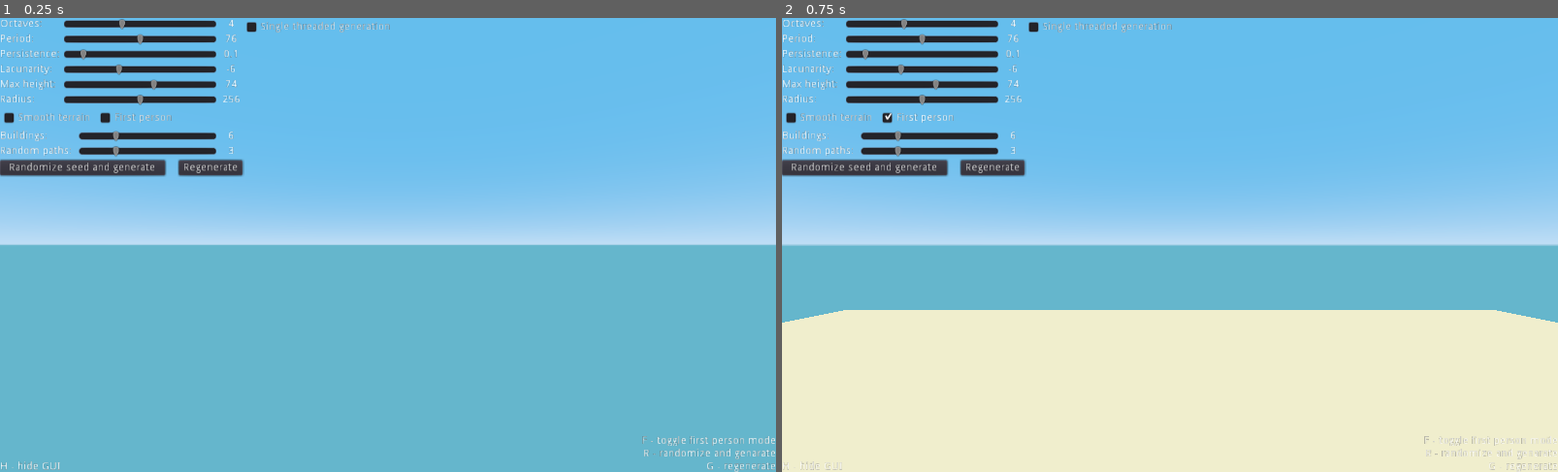
Above: before the commit, frames 1-2 (left to right).
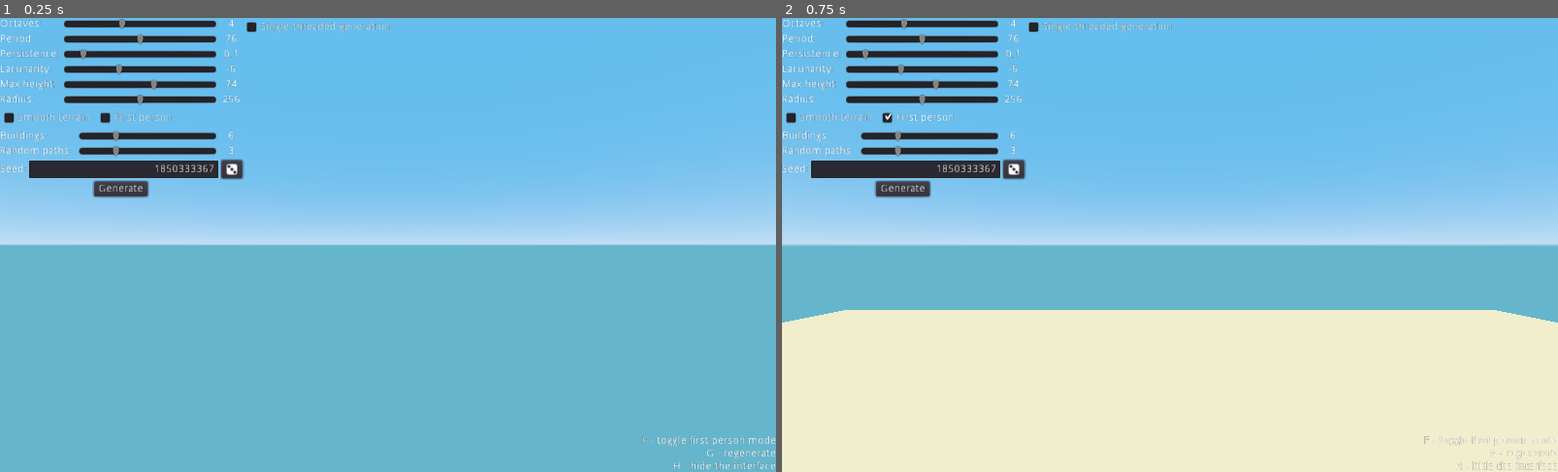
Above: after the commit, the same moments.

Repository: dewolen/PJ21-Island-generator
Game: Godot game, scene res://scenes/Main.tscn
Same seed, same stepped clock (60 frames per second), same inputs: the game is played once before the commit and once after it.
Inputs:
- Up to frame 1 (0.25 s): no input
- Up to frame 2 (0.75 s): click "First person" at 0.5 s

The runs differ from the first frame. In frame 1, 1.3% of the frame differs, in the area x 0-100%, y 30-100%; in frame 2, 1.2%.

Commit message:
Add seed editing and change camera logic

Diff:
--- /dev/null
+++ b/godot/icons/RandomNumberGenerator.svg
@@ -0,0 +1 @@
+<svg height="16" viewBox="0 0 16 16" width="16" xmlns="http://www.w3.org/2000/svg"><path d="M8 1C1 1 1 1 1 8s0 7 7 7 7 0 7-7 0-7-7-7zM4.25 2.25a1 1 0 0 1 0 4 1 1 0 0 1 0-4zM8 6a1 1 0 0 1 0 4 1 1 0 0 1 0-4zm3.75 3.75a1 1 0 0 1 0 4 1 1 0 0 1 0-4z" fill="#fff"/></svg>
--- /dev/null
+++ b/godot/icons/ReloadSmall.svg
@@ -0,0 +1 @@
+<svg height="14" viewBox="0 0 14 14" width="14" xmlns="http://www.w3.org/2000/svg"><path d="M2 7a6 6 0 1 1 6 6v-2a4 4 0 1 0-4-4h2l-3 4-3-4z" fill="#e0e0e0"/></svg>
--- a/godot/scenes/Camera.tscn
+++ b/godot/scenes/Camera.tscn
@@ -8,14 +8,19 @@
 [node name="Camera" type="Camera" parent="."]
 far = 300.0
 
-[node name="DebugLabelLeftTop" type="Label" parent="."]
+[node name="DebugLabelTopLeft" type="Label" parent="."]
+visible = false
 anchor_right = 1.0
 anchor_bottom = 1.0
-__meta__ = {
-"_edit_use_anchors_": false
-}
 
-[node name="DebugLabelLeftBottom" type="Label" parent="."]
+[node name="DebugLabelTopRight" type="Label" parent="."]
+visible = false
+anchor_right = 1.0
+anchor_bottom = 1.0
+align = 2
+
+[node name="DebugLabelBottomLeft" type="Label" parent="."]
+visible = false
 anchor_right = 1.0
 anchor_bottom = 1.0
 text = "H - hide GUI"
@@ -24,15 +29,8 @@
 "_edit_use_anchors_": false
 }
 
-[node name="DebugLabelRightTop" type="Label" parent="."]
-anchor_right = 1.0
-anchor_bottom = 1.0
-align = 2
-__meta__ = {
-"_edit_use_anchors_": false
-}
-
-[node name="DebugLabelRightBottom" type="Label" parent="."]
+[node name="DebugLabelBottomRight" type="Label" parent="."]
+visible = false
 anchor_right = 1.0
 anchor_bottom = 1.0
 text = "F - toggle first person mode
--- a/godot/scenes/GenerationProgress.tscn
+++ b/godot/scenes/GenerationProgress.tscn
@@ -14,13 +14,13 @@
 
 [node name="PanelContainer" type="PanelContainer" parent="."]
 anchor_left = 0.5
-anchor_top = 0.5
+anchor_top = 1.0
 anchor_right = 0.5
-anchor_bottom = 0.5
+anchor_bottom = 1.0
 margin_left = -128.0
-margin_top = -60.0
+margin_top = -160.0
 margin_right = 128.0
-margin_bottom = 36.0
+margin_bottom = -64.0
 mouse_filter = 2
 __meta__ = {
 "_edit_use_anchors_": false
--- a/godot/scenes/ParametersInterface.tscn
+++ b/godot/scenes/ParametersInterface.tscn
@@ -1,6 +1,7 @@
-[gd_scene load_steps=2 format=2]
+[gd_scene load_steps=3 format=2]
 
 [ext_resource path="res://scripts/parameters_interface.gd" type="Script" id=1]
+[ext_resource path="res://icons/RandomNumberGenerator.svg" type="Texture" id=2]
 
 [node name="ParametersInterface" type="Control"]
 anchor_right = 1.0
@@ -15,9 +16,6 @@
 [node name="SlidersContainer" type="VBoxContainer" parent="."]
 margin_right = 320.0
 margin_bottom = 208.0
-__meta__ = {
-"_edit_use_anchors_": false
-}
 
 [node name="HBC" type="HBoxContainer" parent="SlidersContainer"]
 margin_right = 320.0
@@ -233,6 +231,7 @@
 [node name="SmoothTerrainCB" type="CheckBox" parent="SlidersContainer/HBC8"]
 margin_right = 123.0
 margin_bottom = 24.0
+hint_tooltip = "Should the generated terrain be smooth or rounded to the nearest height step, which makes it more stylized "
 focus_mode = 0
 text = "Smooth terrain"
 
@@ -240,6 +239,8 @@
 margin_left = 127.0
 margin_right = 231.0
 margin_bottom = 24.0
+hint_tooltip = "Toggle between the first preson view or the island orbit view
+Shortcut: F"
 focus_mode = 0
 text = "First person"
 
@@ -259,6 +260,7 @@
 margin_left = 104.0
 margin_right = 286.0
 margin_bottom = 16.0
+hint_tooltip = "Number of buildings to place on the island"
 focus_mode = 0
 size_flags_horizontal = 3
 max_value = 1.0
@@ -290,6 +292,7 @@
 margin_left = 104.0
 margin_right = 286.0
 margin_bottom = 16.0
+hint_tooltip = "Number of walking paths to place on the island"
 focus_mode = 0
 size_flags_horizontal = 3
 max_value = 1.0
@@ -305,30 +308,47 @@
 text = "1"
 align = 1
 
+[node name="HBC11" type="HBoxContainer" parent="SlidersContainer"]
+margin_top = 188.0
+margin_right = 320.0
+margin_bottom = 212.0
+
+[node name="SeedLabel" type="Label" parent="SlidersContainer/HBC11"]
+margin_top = 5.0
+margin_right = 35.0
+margin_bottom = 19.0
+text = "Seed:"
+
+[node name="SeedLineEdit" type="LineEdit" parent="SlidersContainer/HBC11"]
+margin_left = 39.0
+margin_right = 288.0
+margin_bottom = 24.0
+hint_tooltip = "An integer number between 0 and 4,294,967,295"
+size_flags_horizontal = 3
+align = 2
+placeholder_text = "32-bit unsigned integer"
+
+[node name="RandomizeSeedButton" type="Button" parent="SlidersContainer/HBC11"]
+margin_left = 292.0
+margin_right = 320.0
+margin_bottom = 24.0
+hint_tooltip = "Randomize the seed"
+icon = ExtResource( 2 )
+
 [node name="HBC7" type="HBoxContainer" parent="SlidersContainer"]
-margin_top = 188.0
-margin_right = 320.0
-margin_bottom = 208.0
+margin_top = 216.0
+margin_right = 320.0
+margin_bottom = 236.0
 
 [node name="GenerateButton" type="Button" parent="SlidersContainer/HBC7"]
-margin_right = 218.0
+margin_left = 124.0
+margin_right = 195.0
 margin_bottom = 20.0
-focus_mode = 0
-size_flags_horizontal = 3
-text = "Randomize seed and generate"
-
-[node name="Control" type="Control" parent="SlidersContainer/HBC7"]
-margin_left = 222.0
-margin_right = 232.0
-margin_bottom = 20.0
-rect_min_size = Vector2( 10, 0 )
-
-[node name="RegenerateButton" type="Button" parent="SlidersContainer/HBC7"]
-margin_left = 236.0
-margin_right = 320.0
-margin_bottom = 20.0
-focus_mode = 0
-text = "Regenerate"
+hint_tooltip = "Generates the island using the current seed value
+Shortcut: G"
+focus_mode = 0
+size_flags_horizontal = 6
+text = "Generate"
 
 [node name="SingleThreadCB" type="CheckBox" parent="."]
 margin_left = 320.0
@@ -337,20 +357,28 @@
 hint_tooltip = "Check this if you have problems with the default multithreaded generation"
 focus_mode = 0
 text = "Single threaded generation"
-__meta__ = {
-"_edit_use_anchors_": false
-}
+
+[node name="InfoLabelBottomRight" type="Label" parent="."]
+anchor_right = 1.0
+anchor_bottom = 1.0
+margin_left = 512.0
+margin_top = 300.0
+text = "F - toggle first person mode
+G - regenerate
+H - hide the interface"
+align = 2
+valign = 2
 
 [node name="ClickBlocker" type="Control" parent="."]
-visible = false
-margin_right = 520.0
-margin_bottom = 216.0
+margin_right = 522.0
+margin_bottom = 241.0
 __meta__ = {
 "_edit_use_anchors_": false
 }
 
 [connection signal="toggled" from="SlidersContainer/HBC8/SmoothTerrainCB" to="." method="_on_SmoothTerrainCB_toggled"]
 [connection signal="toggled" from="SlidersContainer/HBC8/FirstPersonCB" to="." method="_on_FirstPersonCB_toggled"]
+[connection signal="text_changed" from="SlidersContainer/HBC11/SeedLineEdit" to="." method="_on_SeedLineEdit_text_changed"]
+[connection signal="pressed" from="SlidersContainer/HBC11/RandomizeSeedButton" to="." method="_on_RandomizeSeedButton_pressed"]
 [connection signal="pressed" from="SlidersContainer/HBC7/GenerateButton" to="." method="_on_GenerateButton_pressed"]
-[connection signal="pressed" from="SlidersContainer/HBC7/RegenerateButton" to="." method="_on_RegenerateButton_pressed"]
 [connection signal="toggled" from="SingleThreadCB" to="." method="_on_SingleThreadCB_toggled"]
--- a/godot/scenes/PlayerController.tscn
+++ b/godot/scenes/PlayerController.tscn
@@ -37,7 +37,6 @@
 visible = false
 mesh = SubResource( 2 )
 skeleton = NodePath("../..")
-material/0 = null
 
 [node name="CameraOrbit" type="Spatial" parent="."]
 transform = Transform( 1, 0, 0, 0, 1, 0, 0, 0, 1, 0, 0.6, 0 )
--- a/godot/scripts/camera.gd
+++ b/godot/scripts/camera.gd
@@ -11,10 +11,11 @@
 var mouse_sensitivity := 0.005
 
 onready var camera := $Camera
-onready var debug_label_left_top := $DebugLabelLeftTop
-onready var debug_label_left_bot := $DebugLabelLeftBottom
-onready var debug_label_right_top := $DebugLabelRightTop
-onready var debug_label_right_bot := $DebugLabelRightBottom
+onready var debug_label_top_left := $DebugLabelTopLeft
+onready var debug_label_top_right := $DebugLabelTopRight
+onready var debug_label_bottom_left := $DebugLabelBottomLeft
+onready var debug_label_bottom_right := $DebugLabelBottomRight
+
 
 
 func _set_camera_distance(new_value: float) -> void:
@@ -83,15 +84,20 @@
 
 	# detect mouse button press
 	elif event is InputEventMouseButton:
-		if event.button_index == BUTTON_LEFT:
-			Input.set_mouse_mode(Input.MOUSE_MODE_CAPTURED)
-		if freecam: return
 		match event.button_index:
+			BUTTON_LEFT:
+				if event.pressed:
+					Input.set_mouse_mode(Input.MOUSE_MODE_CAPTURED)
+				else: # BUTTON_LEFT released
+					Input.set_mouse_mode(Input.MOUSE_MODE_VISIBLE)
 			BUTTON_WHEEL_UP:
+				if freecam: return
 				self.camera_distance -= 1
 			BUTTON_WHEEL_DOWN:
+				if freecam: return
 				self.camera_distance += 1
 
 
 func set_as_current() -> void:
 	camera.current = true
+	Input.set_mouse_mode(Input.MOUSE_MODE_VISIBLE)
--- a/godot/scripts/generator_parameters.gd
+++ b/godot/scripts/generator_parameters.gd
@@ -1,10 +1,13 @@
 extends Node
 
+
+signal seed_changed(new_seed)
 
 const MAX_Y_RADIUS := 256
 const CHUNK_SIZE := 32
 const SINGLE_THREAD_PART_DELAY := 0.1
 
+var current_seed: int setget _set_seed
 var radius := 256 setget _set_radius # mininum of CHUNK_SIZE
 var max_height := 32.0 setget _set_max_height
 var number_of_threads := ceil(radius as float / CHUNK_SIZE / 2.0)
@@ -25,6 +28,15 @@
 var is_generating := false
 
 onready var main_scene: Spatial = get_tree().current_scene
+
+
+func _set_seed(new_value: int) -> void:
+	if current_seed == new_value: return
+	current_seed = new_value & 0xFFFFFFFF # make sure it's 32-bit
+	landmass_noise.seed = current_seed
+	# shift the bits 4 to the left with wrap-around
+	biome_noise.seed = ((current_seed << 4) & (~0xF)) | ((current_seed >> 28) & 0xF)
+	emit_signal("seed_changed", current_seed)
 
 
 func _set_radius(new_value: int) -> void:
@@ -66,7 +78,7 @@
 
 	is_generating = true
 	main_scene.set_interface_block(true)
-	main_scene.pause_player()
+	main_scene.set_player_pause(true)
 	GenParams.reset()
 	LandmassGenerator.reset()
 	StructureGenerator.reset()
@@ -157,12 +169,4 @@
 
 
 func randomize_seed() -> void:
-	set_seed(randi())
-
-
-func set_seed(new_seed: int) -> void:
-	# make sure it's 32-bit
-	new_seed = new_seed & 0xFFFFFFFF
-	landmass_noise.seed = new_seed
-	# shift the bits 4 to the left with wrap-around
-	biome_noise.seed = ((new_seed << 4) & (~0xF)) | ((new_seed >> 28) & 0xF)
+	self.current_seed = randi()
--- a/godot/scripts/main.gd
+++ b/godot/scripts/main.gd
@@ -7,6 +7,7 @@
 
 onready var gen_params_interface := $SlidersContainer
 onready var generation_progress := $GenerationProgress
+onready var orbiting_camera := $OrbitingCamera
 
 
 func _ready() -> void:
@@ -17,22 +18,22 @@
 func _unhandled_input(event: InputEvent) -> void:
 	if event is InputEventKey and event.pressed:
 		match event.scancode:
-			KEY_ESCAPE:
-				# mouse capturing
-				if Input.get_mouse_mode() == Input.MOUSE_MODE_CAPTURED:
-					# release the mouse
-					Input.set_mouse_mode(Input.MOUSE_MODE_VISIBLE)
-				else:
-					# capture the mouse
-					Input.set_mouse_mode(Input.MOUSE_MODE_CAPTURED)
+#			KEY_ESCAPE:
+#				# mouse capturing
+#				if Input.get_mouse_mode() == Input.MOUSE_MODE_CAPTURED:
+#					# release the mouse
+#					Input.set_mouse_mode(Input.MOUSE_MODE_VISIBLE)
+#				else:
+#					# capture the mouse
+#					Input.set_mouse_mode(Input.MOUSE_MODE_CAPTURED)
 			KEY_H:
 				gen_params_interface.visible = not gen_params_interface.visible
 				generation_progress.visible = gen_params_interface.visible
 			KEY_G:
 				GenParams.start_generation()
-			KEY_R:
-				GenParams.randomize_seed()
-				GenParams.start_generation()
+#			KEY_R:
+#				GenParams.randomize_seed()
+#				GenParams.start_generation()
 			KEY_F:
 				set_first_person(not is_player_controlled)
 #				GenParams.start_generation()
@@ -54,20 +55,24 @@
 
 
 func set_first_person(enable: bool) -> void:
+	gen_params_interface.first_person_cb.pressed = enable
 	is_player_controlled = enable
-	var camera := $OrbitingCamera
-	camera.disabled = is_player_controlled
-	player.disabled = not is_player_controlled or GenParams.is_generating
+	orbiting_camera.disabled = is_player_controlled
+	set_player_pause(not is_player_controlled)
+
+	# enable correct camera
 	if is_player_controlled:
 		player.enter_first_person()
 	else:
-		camera.set_as_current()
-	gen_params_interface.first_person_cb.pressed = enable
+		orbiting_camera.set_as_current()
 
 
-func pause_player() -> void:
+func set_player_pause(paused: bool) -> void:
+	if GenParams.is_generating:
+		player.disabled = true
+		return
 	if is_player_controlled:
-		player.disabled = true
+		player.disabled = paused
 
 
 func set_interface_block(blocked: bool) -> void:
@@ -76,7 +81,6 @@
 
 func _on_GenerationProgress_generation_finished() -> void:
 	# signal deferred
-	if is_player_controlled:
-		player.disabled = false
+	set_player_pause(false)
 	player.translation = Vector3(
 			0, GenParams.landmass_array.get_height(0, 0) * 0.25, 0)
--- a/godot/scripts/parameters_interface.gd
+++ b/godot/scripts/parameters_interface.gd
@@ -23,6 +23,9 @@
 onready var buildings_label := sliders.get_node("HBC9/ValueLabel")
 onready var paths_label := sliders.get_node("HBC10/ValueLabel")
 
+onready var seed_line_edit := sliders.get_node("HBC11/SeedLineEdit")
+
+
 
 func _ready() -> void:
 	for c in sliders.get_children():
@@ -30,6 +33,10 @@
 			if s is Range:
 				s.connect("value_changed", self, "_on_slider_value_changed")
 	_on_slider_value_changed(0)
+	GenParams.connect("seed_changed", self, "_on_GenParams_seed_changed")
+
+	set_block(false)
+	GenParams.randomize_seed()
 
 #	# preset 2
 #	GenParams.radius = 256
@@ -68,11 +75,7 @@
 
 
 func _on_GenerateButton_pressed() -> void:
-	GenParams.randomize_seed()
-	GenParams.start_generation()
-
-
-func _on_RegenerateButton_pressed() -> void:
+	seed_line_edit.text = str(GenParams.current_seed) # make sure to display correct seed
 	GenParams.start_generation()
 
 
@@ -82,3 +85,17 @@
 
 func _on_SingleThreadCB_toggled(button_pressed: bool) -> void:
 	GenParams.single_threaded = button_pressed
+
+
+func _on_RandomizeSeedButton_pressed() -> void:
+	GenParams.randomize_seed()
+
+
+func _on_SeedLineEdit_text_changed(new_text: String) -> void:
+	GenParams.current_seed = int(new_text)
+
+
+func _on_GenParams_seed_changed(new_seed: int) -> void:
+	if seed_line_edit.has_focus():
+		return
+	seed_line_edit.text = str(new_seed)
--- a/godot/scripts/player_controller.gd
+++ b/godot/scripts/player_controller.gd
@@ -70,12 +70,12 @@
 		self.look_dir_2d += event.relative * mouse_sensitivity
 
 	# mouse capturing
-#	elif event is InputEventKey and event.pressed:
-#		match event.scancode:
-#			KEY_ESCAPE:
-#				if Input.get_mouse_mode() == Input.MOUSE_MODE_CAPTURED:
-#					# release the mouse
-#					Input.set_mouse_mode(Input.MOUSE_MODE_VISIBLE)
+	elif event is InputEventKey and event.pressed:
+		match event.scancode:
+			KEY_ESCAPE:
+				if Input.get_mouse_mode() == Input.MOUSE_MODE_CAPTURED:
+					# release the mouse
+					Input.set_mouse_mode(Input.MOUSE_MODE_VISIBLE)
 #				else:
 #					# capture the mouse
 #					Input.set_mouse_mode(Input.MOUSE_MODE_CAPTURED)
@@ -87,3 +87,4 @@
 
 func enter_first_person() -> void:
 	$CameraOrbit/Camera.current = true
+	Input.set_mouse_mode(Input.MOUSE_MODE_CAPTURED)
Not shown, added: godot/icons/RandomNumberGenerator.svg.import
Not shown, added: godot/icons/ReloadSmall.svg.import
